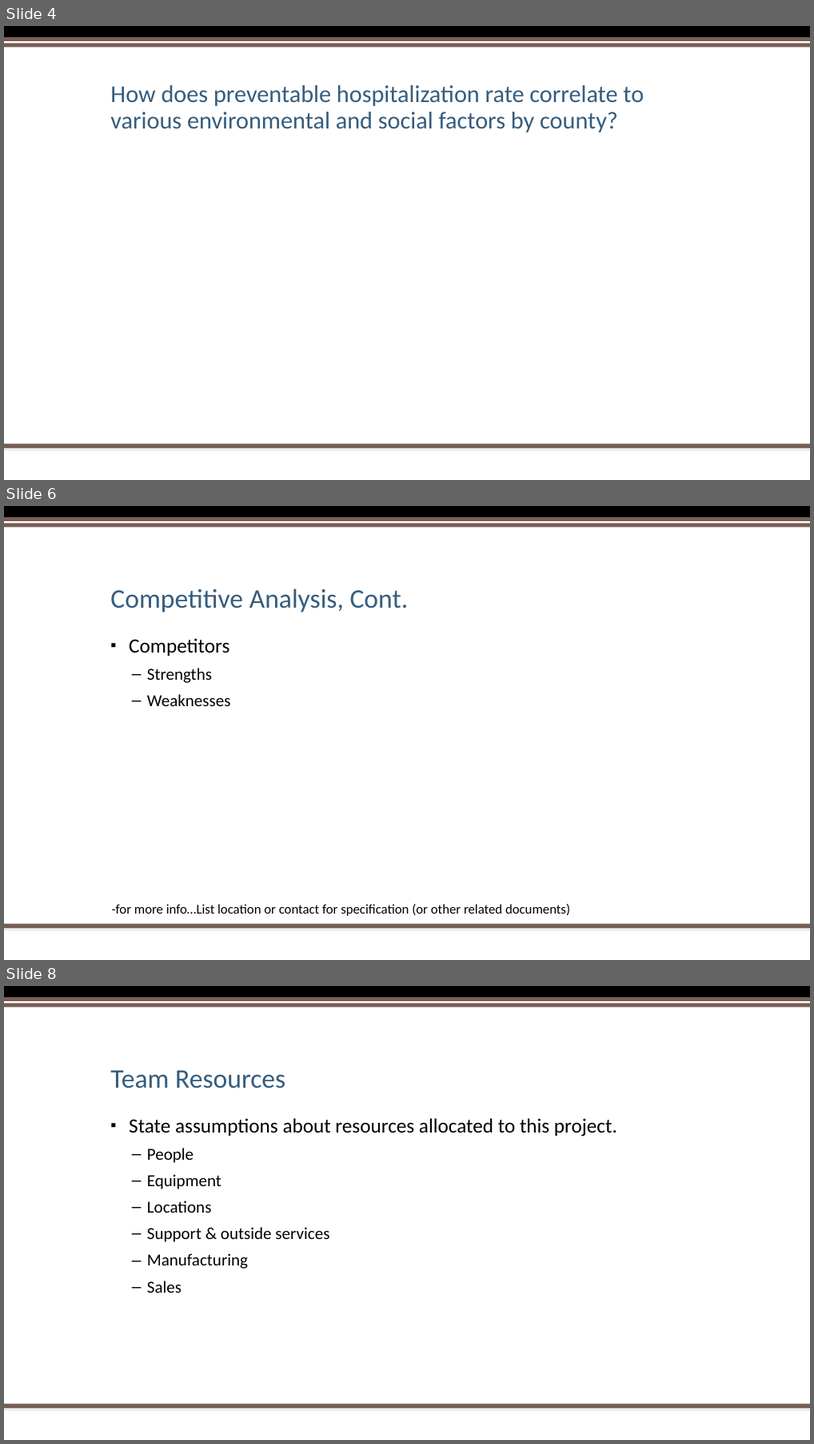
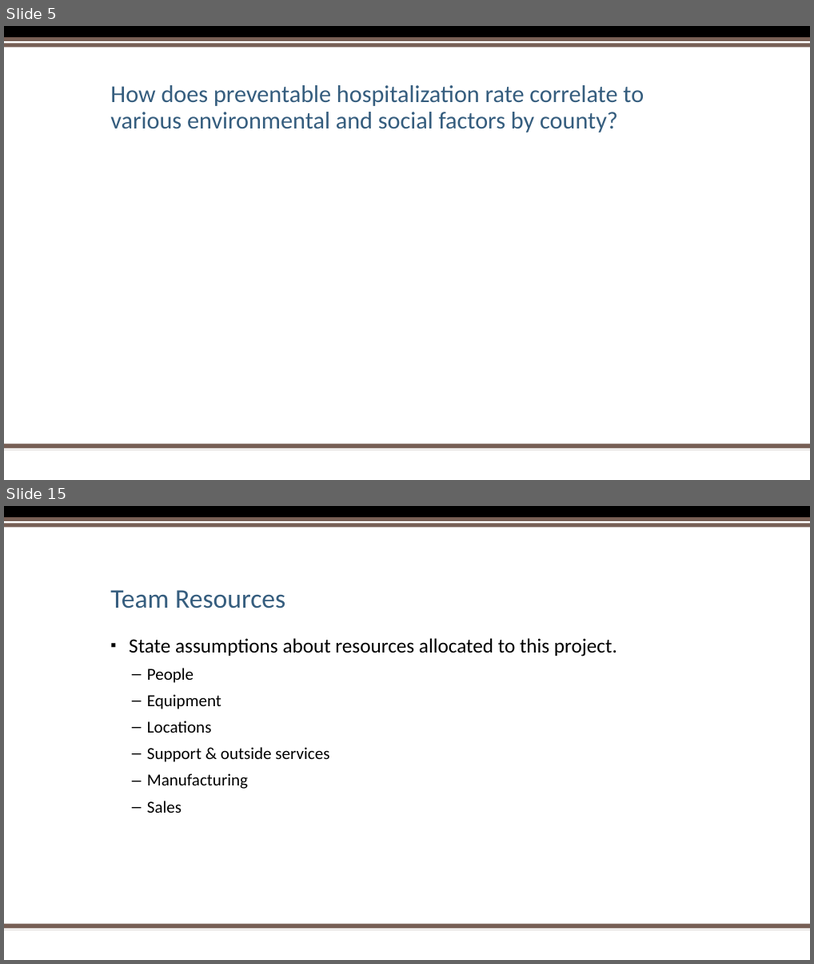
Before and after one commit to hbielser/FourLoopers.CityProject1, a slide deck: Project One PowerPoint Presentation 2.pptx. Shown one above the other, each under a label of ours: slides 4, 6 and 8 before the commit, slides 5 and 15 after it; the slides between them are not shown. The pictures are 814x1444 and 814x964 pixels, drawn with LibreOffice and Linux fonts; fonts in the diff are those of the drawing; background and template pictures are left out. Boxes give left, top, right and bottom in pixels: in the first picture for what was removed or moved away, otherwise in the second. Text is boxed around its words. In the diff, an @@ line names an element or a change of style, - is before the commit and + after.

```diff
--- a/Project One PowerPoint Presentation 2.pptx
+++ b/Project One PowerPoint Presentation 2.pptx
@@ slide 6 removed at [4,506,810,960], background #FFFFFF; not listed: 5 template elements that a slide beside it also shows @@
@@ title removed at [110,588,409,612] @@
-Competitive Analysis, Cont.
@@ text removed at [129,638,231,706] @@
-▪ Competitors
-  – Strengths
-  – Weaknesses
@@ text removed at [112,904,570,916] @@
--for more info…List location or contact for specification (or other related documents)
@@ what was slide 4 is now slide 5 @@
@@ what was slide 8 is now slide 15 @@
```
Also in this commit, not shown: 2 slides changed, 9 slides added, 2 other slides removed, 17 other files.
